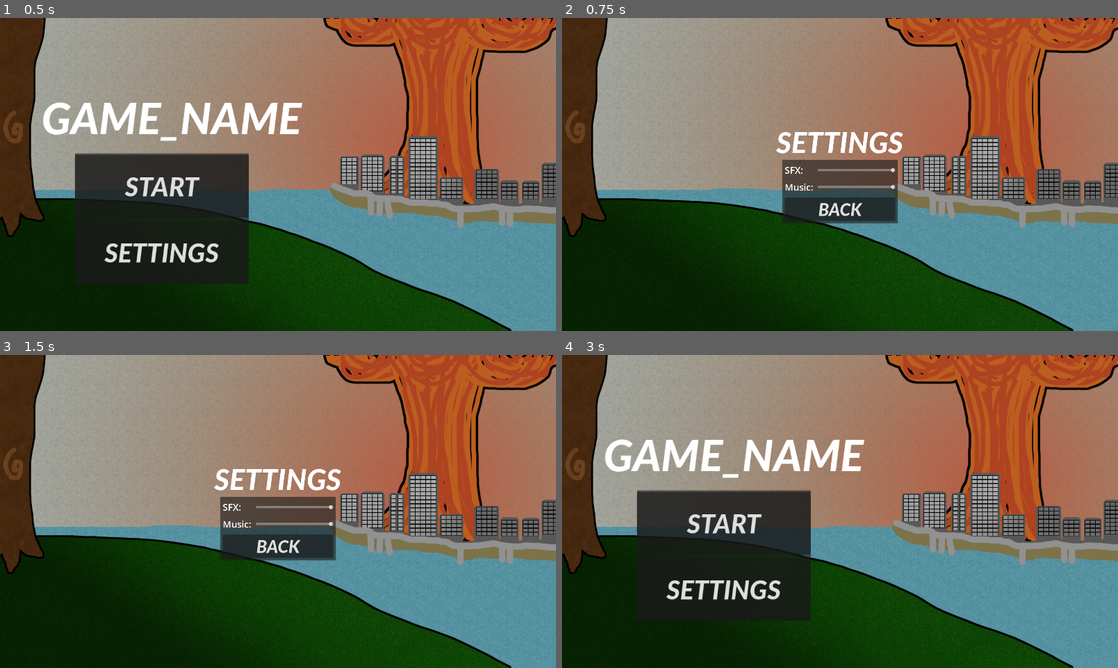
Above: before the commit, frames 1-4 (two rows, left to right).
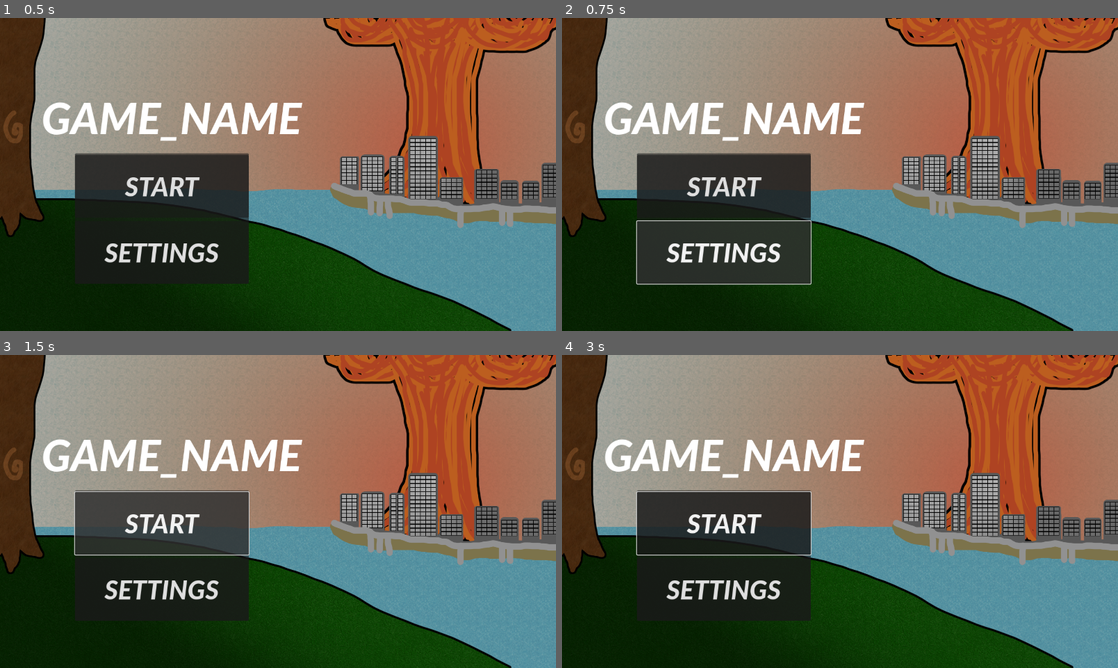
Above: after the commit, the same moments.

Repository: borna-misetic/X.Press-2025
Game: Godot game, scene res://Scenes/EyeCandy/main_menu.tscn
Two runs of this game, one before a commit and one after it. Both use one fixed random seed, a clock stepped at 60 frames per second and the inputs below. This scene is started directly instead of the project's main scene.
Inputs (mouse positions are in pixels of both pictures, inside the frame that each line leads up to):
- Up to frame 1 (0.5 s): no input
- Up to frame 2 (0.75 s): click "SETTINGS" at 0.5 s
- Up to frame 3 (1.5 s): click (161, 524) at 1.25 s, where only the run after the commit has a clickable "START"
- Up to frame 4 (3 s): click (723, 524) at 2 s, where only the run after the commit has a clickable "START"; click (840, 545) at 2.75 s, where only the run before the commit has a clickable "BACK"

Frame 1 is identical in both runs. In frame 2, 18% of the frame differs, in the area x 7-62%, y 26-86%; in frame 3, 14%; in frame 4, 0.3%.
Error after the commit: Attempt to call function 'play' in base 'null instance' on a null instance. (res://Scenes/EyeCandy/main_menu.gd:9)

Commit message:
Git me some help

Diff:
--- a/Scenes/EyeCandy/main_menu.gd
+++ b/Scenes/EyeCandy/main_menu.gd
@@ -5,7 +5,11 @@
 @onready var sfxSlider = $SettingsPanel/HBoxContainer/VBoxContainer/HBoxContainer/SFXSlider
 @onready var musicSlider = $SettingsPanel/HBoxContainer/VBoxContainer/HBoxContainer2/MusicSlider
 
+func _ready() -> void:
+	AudioManager.mainMenu.play()
+
 func _on_settings_button_pressed() -> void:
+	AudioManager.playMainMenu()
 	mainPanel.hide()
 	settingsPanel.show()
 
--- a/Scenes/EyeCandy/main_menu.tscn
+++ b/Scenes/EyeCandy/main_menu.tscn
@@ -1,9 +1,8 @@
-[gd_scene load_steps=5 format=3 uid="uid://1rmyq1xls5ht"]
+[gd_scene load_steps=4 format=3 uid="uid://1rmyq1xls5ht"]
 
 [ext_resource type="FontFile" uid="uid://dmje0kblmalj4" path="res://Fonts/lato.heavy-italic.ttf" id="1_l0xik"]
 [ext_resource type="Script" uid="uid://ctm0f0cedgfrw" path="res://Scenes/EyeCandy/main_menu.gd" id="1_yat43"]
 [ext_resource type="Texture2D" uid="uid://denp37dmn70td" path="res://Textures/Cover.png" id="2_53ww3"]
-[ext_resource type="AudioStream" uid="uid://dft7118xecd56" path="res://Sounds/Ending.wav" id="4_mg3yx"]
 
 [node name="MainMenu" type="Control"]
 layout_mode = 3
@@ -184,11 +183,6 @@
 custom_minimum_size = Vector2(5, 0)
 layout_mode = 2
 
-[node name="AudioStreamPlayer" type="AudioStreamPlayer" parent="."]
-stream = ExtResource("4_mg3yx")
-autoplay = true
-bus = &"Music"
-
 [connection signal="pressed" from="MainPanel/VBoxContainer/SettingsButton" to="." method="_on_settings_button_pressed"]
 [connection signal="value_changed" from="SettingsPanel/HBoxContainer/VBoxContainer/HBoxContainer/SFXSlider" to="." method="_on_sfx_slider_value_changed"]
 [connection signal="value_changed" from="SettingsPanel/HBoxContainer/VBoxContainer/HBoxContainer2/MusicSlider" to="." method="_on_music_slider_value_changed"]
--- a/Scenes/audio_manager.gd
+++ b/Scenes/audio_manager.gd
@@ -1,21 +1,5 @@
 extends Node
 
-func playMainMenu():
-	$MainMenu.play()
-
-
-func playStage1():
-	$Stage1.play()
-
-
-func playStage2():
-	$Stage2.play()
-
-func playStage3():
-	$Stage3.play()
-
-func playClick():
-	$ClickElement.play()
-
-func playHover():
-	$HoverElement.play()
+@onready var mainMenu = $MainMenu
+@onready var hoverElement = $HoverElement
+@onready var clickElement = $ClickElement
--- a/Scenes/audio_manager.tscn
+++ b/Scenes/audio_manager.tscn
@@ -14,21 +14,28 @@
 
 [node name="MainMenu" type="AudioStreamPlayer" parent="."]
 stream = ExtResource("1_5kf6k")
+bus = &"Music"
 
 [node name="Stage1" type="AudioStreamPlayer" parent="."]
 stream = ExtResource("2_tnn7g")
+bus = &"Music"
 
 [node name="Stage2" type="AudioStreamPlayer" parent="."]
 stream = ExtResource("3_lwpe1")
+bus = &"Music"
 
 [node name="Stage3" type="AudioStreamPlayer" parent="."]
 stream = ExtResource("4_jmilc")
+bus = &"Music"
 
 [node name="EndingMusic" type="AudioStreamPlayer" parent="."]
 stream = ExtResource("5_5nrbi")
+bus = &"Music"
 
 [node name="HoverElement" type="AudioStreamPlayer" parent="."]
 stream = ExtResource("6_pn88s")
+bus = &"SFX"
 
 [node name="ClickElement" type="AudioStreamPlayer" parent="."]
 stream = ExtResource("7_fasow")
+bus = &"SFX"
